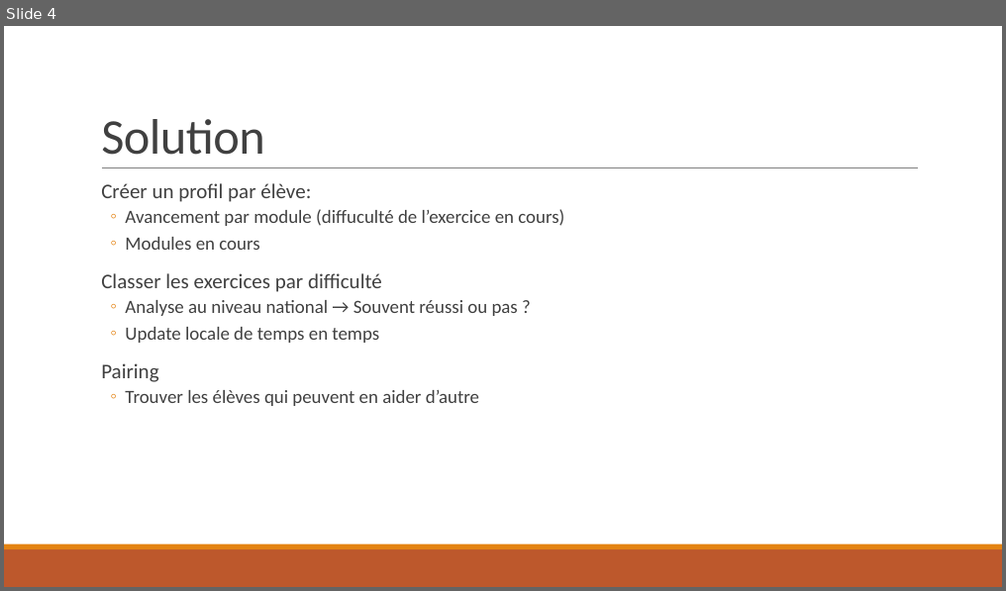
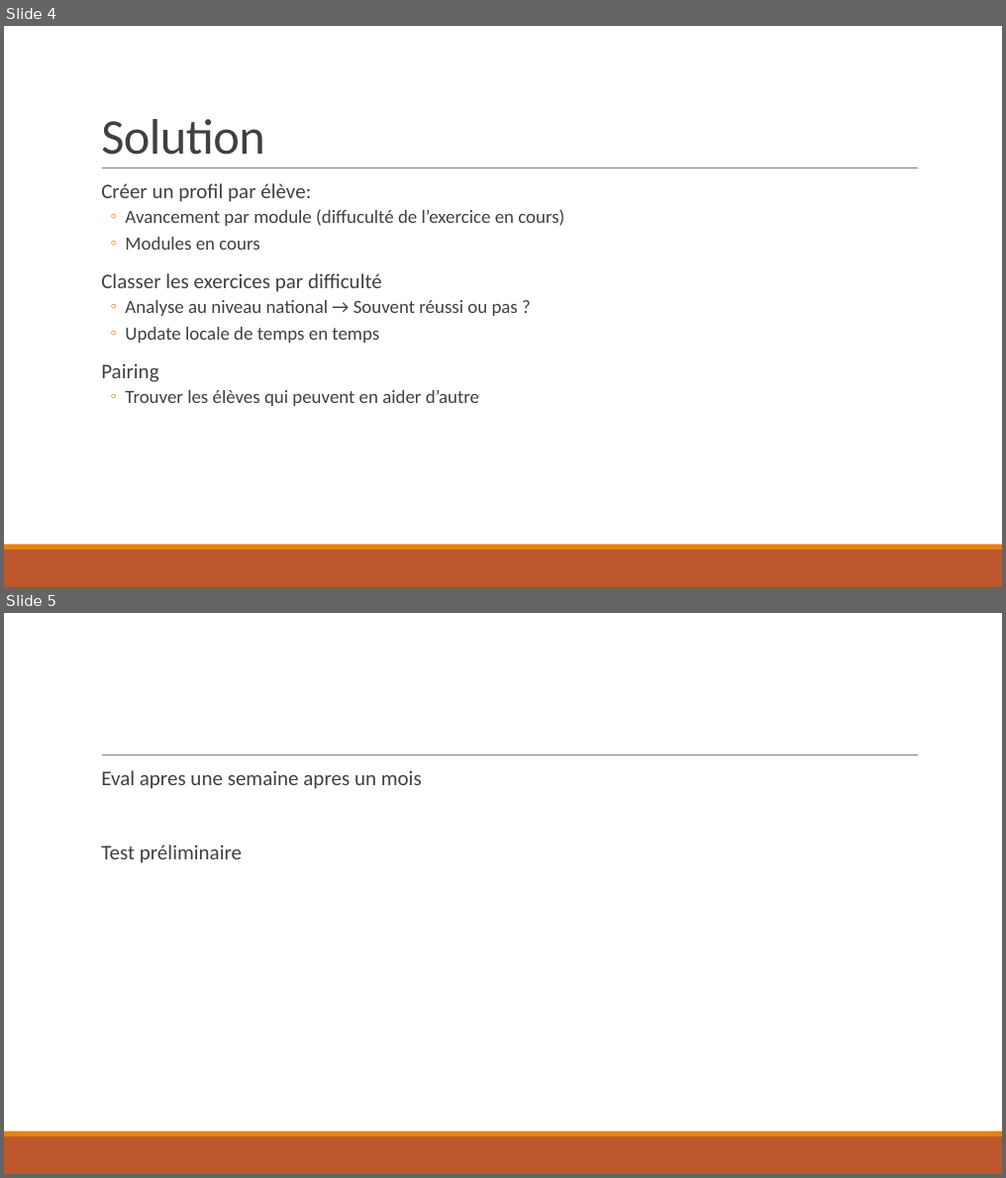
Before and after one commit to Ldn2016/team-17, a slide deck: Presentation/structure.pptx. Shown one above the other, each under a label of ours: slide 4 before the commit, slides 4 and 5 after it. The pictures are 1006x591 and 1006x1178 pixels, drawn with LibreOffice and Linux fonts; fonts in the diff are those of the drawing. Boxes give left, top, right and bottom in pixels: in the first picture for what was removed or moved away, otherwise in the second. Text is boxed around its words. In the diff, an @@ line names an element or a change of style, - is before the commit and + after.

Commit message:
ppt

```diff
--- a/Presentation/structure.pptx
+++ b/Presentation/structure.pptx
@@ slide 5 added at (4, 613, 1002, 1174), background #FFFFFF; not listed: 3 template elements that a slide beside it also shows @@
@@ text added at (101, 770, 422, 863), 20 pt, text #404040 @@
+  Eval apres une semaine apres un mois
+  Test préliminaire
```
